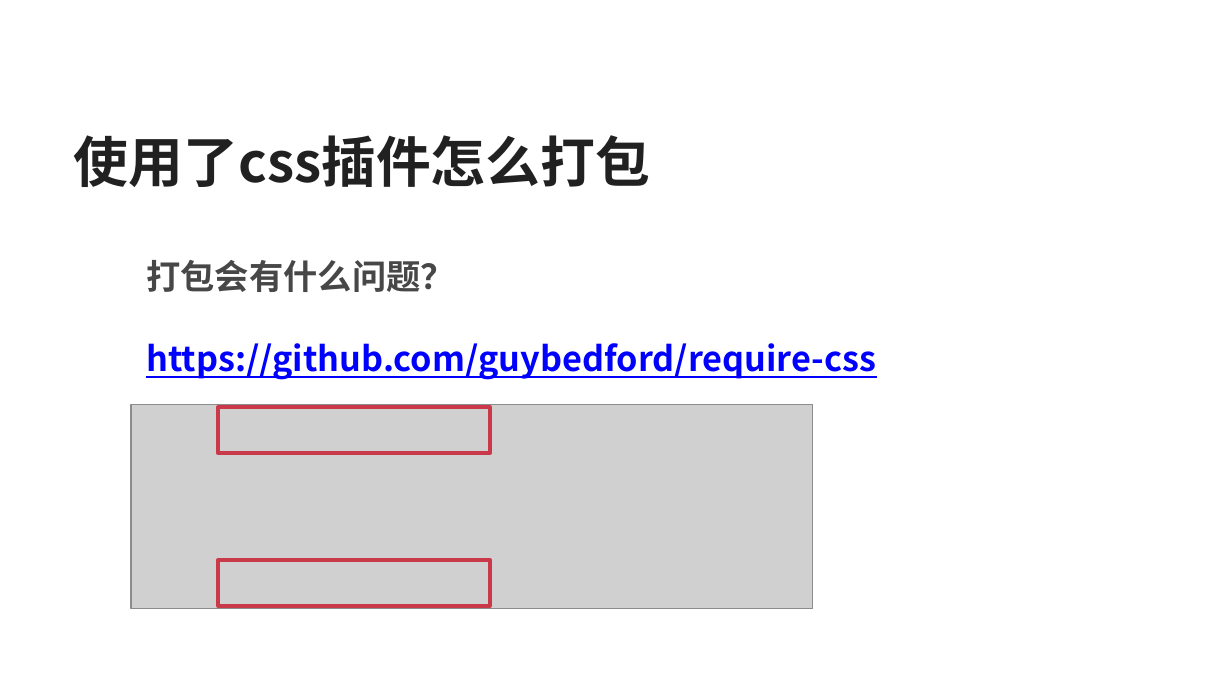
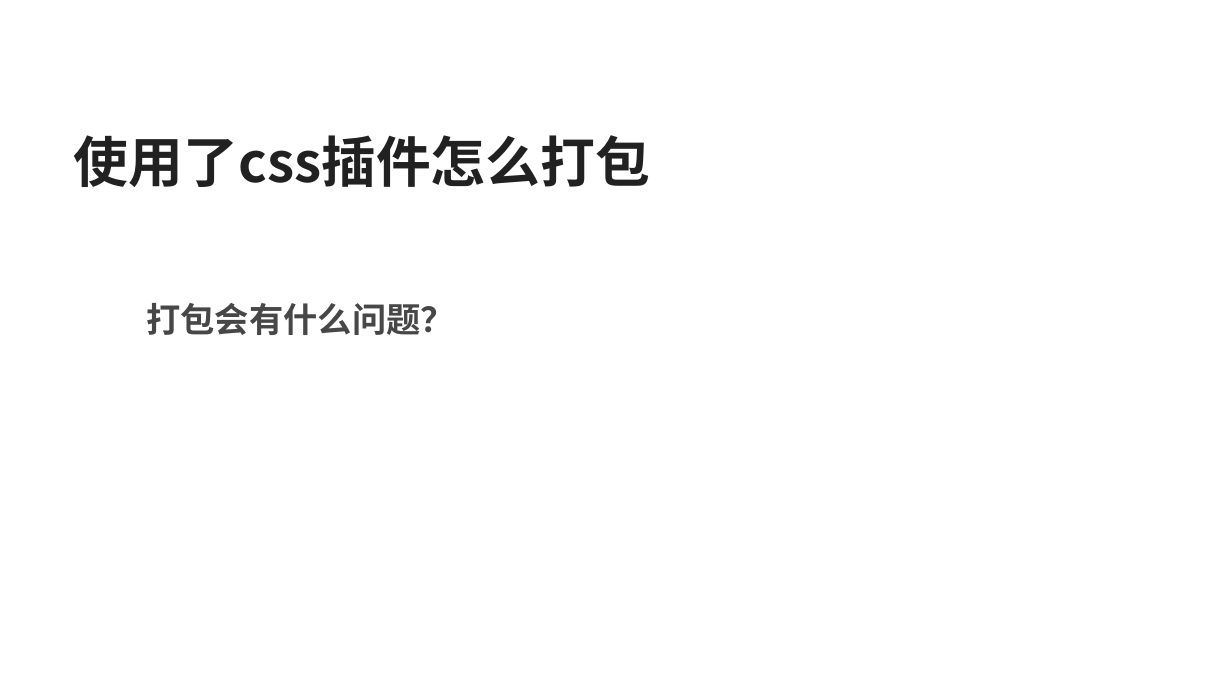
Before and after one commit to silvajs/lecturer, a slide deck: slide 69 of requirejs/doc/requirejs.pptx. Drawn at 1232x693 pixels with LibreOffice and Linux fonts; fonts in the diff are those of the drawing; grey boxes stand for pictures. Boxes give left, top, right and bottom in pixels: in the first picture for what was removed or moved away, otherwise in the second. Text is boxed around its words. In the diff, an @@ line names an element or a change of style, - is before the commit and + after.

Commit message:
打包requirejs插件

```diff
--- a/requirejs/doc/requirejs.pptx
+++ b/requirejs/doc/requirejs.pptx
@@ text "打包会有什么问题？": place and size @@
-text "打包会有什么问题？" at (146,260,454,292)
+text "打包会有什么问题？" at (146,303,454,335)
@@ text removed at (146,343,876,380) @@
-  https://github.com/guybedford/require-css
@@ picture removed at (131,404,812,609) @@
@@ rectangle removed at (218,407,489,452) @@
@@ rectangle removed at (218,559,489,605) @@
```
Also in this commit, not shown: 1 other slide changed, 1 slide removed, 24 other files.
